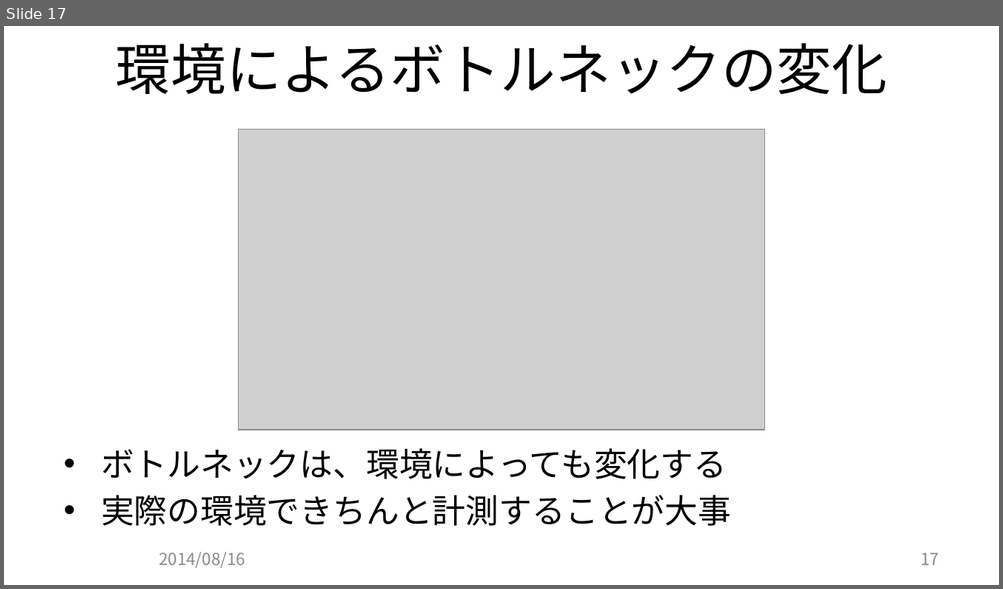
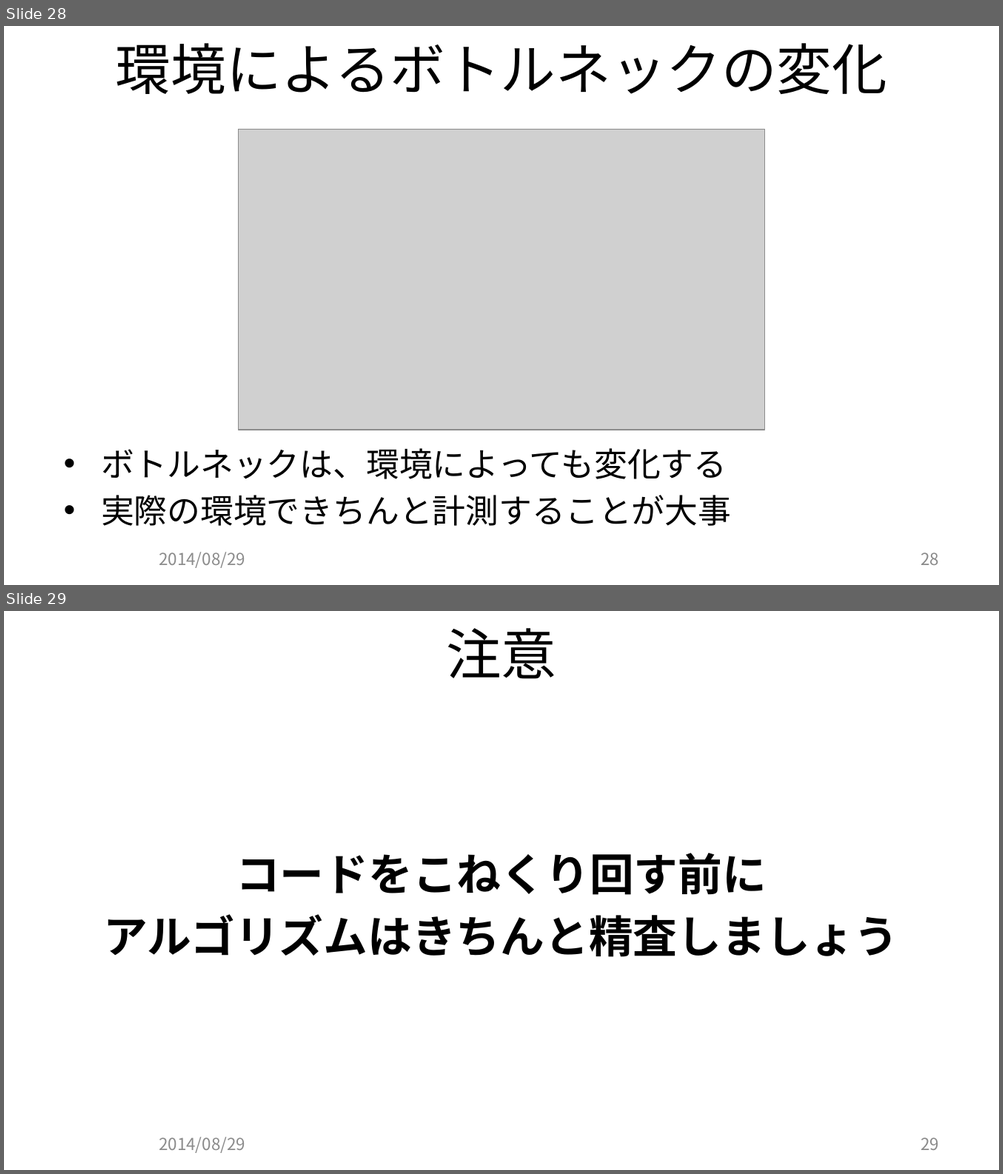
Before and after one commit to JCGS/CEDEC2014, a slide deck: chiyama/2014cedec_chiyama.pptx. Shown one above the other, each under a label of ours: slide 17 before the commit, slides 28 and 29 after it. The pictures are 1003x589 and 1003x1174 pixels, drawn with LibreOffice and Linux fonts; fonts in the diff are those of the drawing; grey boxes stand for pictures; background and template pictures are left out. Boxes give left, top, right and bottom in pixels: in the first picture for what was removed or moved away, otherwise in the second. Text is boxed around its words. In the diff, an @@ line names an element or a change of style, - is before the commit and + after.

Commit message:
コードの品質維持の項目を追加 WinPDB のデモを追加 全体の構成を修正

```diff
--- a/chiyama/2014cedec_chiyama.pptx
+++ b/chiyama/2014cedec_chiyama.pptx
@@ slide 29 added at (x1=4, y1=611, x2=999, y2=1170), background picture (left out) @@
@@ title added at (x1=446, y1=628, x2=556, y2=679), 40 pt, text #000000 @@
+注意
@@ text added at (x1=104, y1=853, x2=899, y2=957), 32 pt, text #000000, bold @@
+コードをこねくり回す前に
+アルゴリズムはきちんと精査しましょう
@@ text added at (x1=159, y1=1137, x2=245, y2=1153), 12 pt, text #8C8C8C @@
+2014/08/29
@@ page number added at (x1=920, y1=1138, x2=939, y2=1150), 12 pt, text #898989 @@
+29
@@ what was slide 17 is now slide 28 @@
@@ slide 28 changed as well @@
@@ text at (x1=159, y1=552, x2=245, y2=568): text changed @@
-2014/08/16
+2014/08/29
@@ page number at (x1=920, y1=553, x2=939, y2=565): text changed @@
-17
+28
```
Also in this commit, not shown: 16 other slides changed, 12 other slides added, 1 slide removed, 7 other files.
